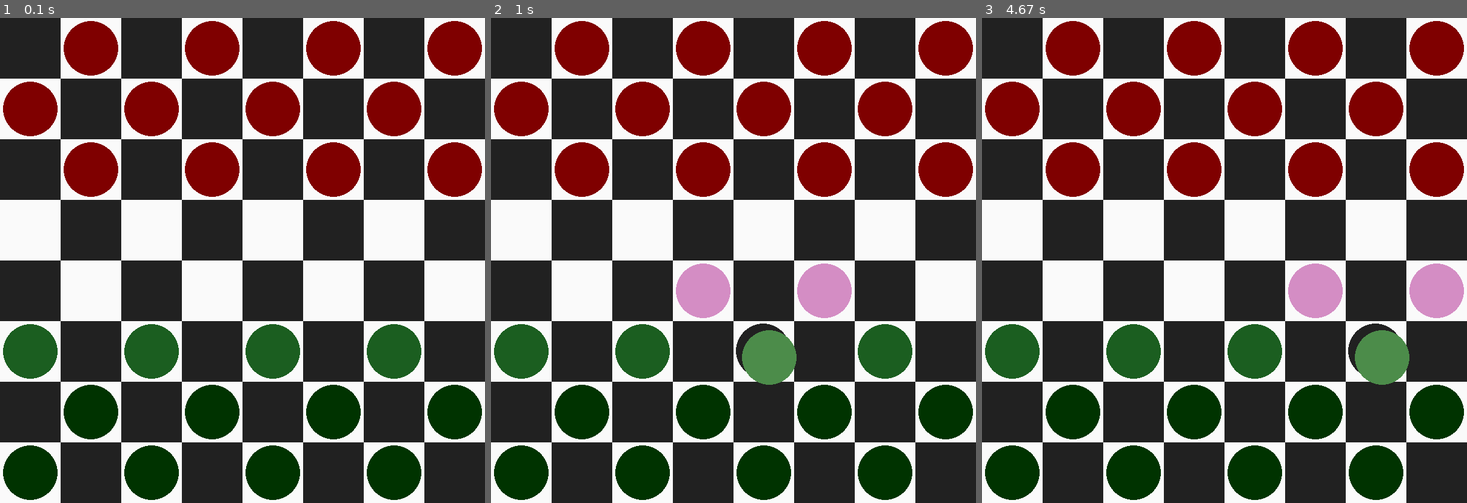
Above: before the commit, frames 1-3 (left to right).
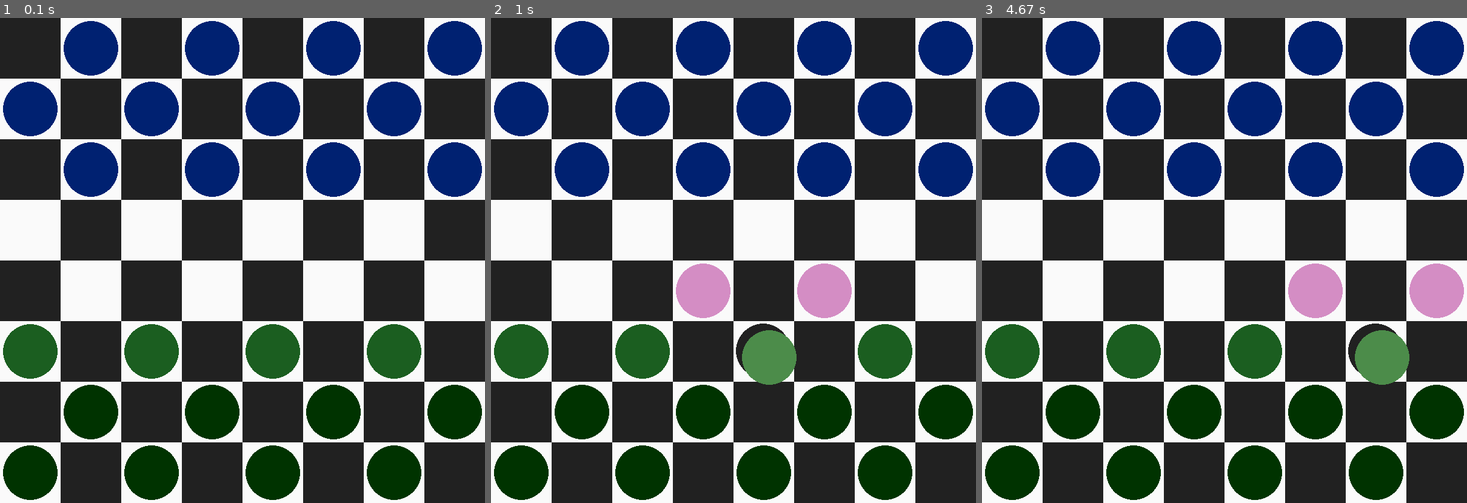
Above: after the commit, the same moments.

Repository: adamsvestka/Checkers
Game: pygame game, started from main.py
Same seed, same stepped clock (60 frames per second), same inputs: the game is played once before the commit and once after it.
Inputs (mouse positions are in pixels of both pictures, inside the frame that each line leads up to):
- Up to frame 1 (0.1 s): no input
- Up to frame 2 (1 s): click (733, 260) at 0.38 s; click (782, 367) at 0.85 s
- Up to frame 3 (4.67 s): move the mouse to (1074, 187) at 1.17 s; click (1074, 187) at 1.45 s; move the mouse to (1350, 338) at 4.27 s; click (1350, 338) at 4.62 s

The runs differ from the first frame. In frame 1, 12% of the frame differs, in the area x 0-100%, y 0-37%; in frame 2, 12%; in frame 3, 12%.

Commit message:
Added env interface & fixed tests

Diff:
--- a/checkers.py
+++ b/checkers.py
@@ -1,25 +1,24 @@
 from __future__ import annotations
 from typing import Generator, Optional
+from env import DEBUG, TARGET_TIME, MINIMUM_DEPTH
 from collections import defaultdict
 from dataclasses import dataclass
-from random import choices
-from os import environ
+from random import sample
 import sys
 import pygame
 
 import computer
 
-DEBUG = int(environ.get("DEBUG", "0"))
 
 COLOR_BLACK = pygame.Color(0x21, 0x21, 0x21)
 COLOR_WHITE = pygame.Color(0xfa, 0xfa, 0xfa)
 
 
 class ColorPalette:
-    def __init__(self, *params):
+    def __init__(self, *params: str):
         params = iter(params)
 
-        def parse_color():
+        def parse_color() -> pygame.Color:
             if string := next(params, None):
                 return pygame.Color(int(string[1:3], 16), int(string[3:5], 16), int(string[5:7], 16))
             else:
@@ -126,7 +125,7 @@
         return Player.Players[1 - Player.Players.index(self)]
 
 
-c1, c2 = choices(COLOR_PALETTES, k=2)
+c1, c2 = sample(COLOR_PALETTES, 2)
 
 Player.ONE = Player(c1, "Player")
 Player.TWO = Player(c2, "Computer")
@@ -149,7 +148,7 @@
         self.locked_piece: Optional[vec2] = None
 
         self.moves: defaultdict[vec2, list[vec2]] = defaultdict(list)
-        self.computer_data: tuple[list[tuple[vec2, vec2]], int, int, int] = ([], 0, 0, 5)
+        self.computer_data: tuple[list[tuple[vec2, vec2]], int, int, int] = ([], 0, TARGET_TIME, MINIMUM_DEPTH)
         self.generate_moves()
 
     def draw(self):
@@ -449,8 +448,8 @@
         print_text(0, f"Active player: {game.active_player.name}")
         print_text(1, f"Selected piece: {game.selected_piece}")
         print_text(2, f"Computer score: {game.computer_data[1]}")
-        print_text(2, f"Elapsed time: {game.computer_data[2]} / 2000")
-        print_text(2, f"Minimax depth: {game.computer_data[3]} / 7")
+        print_text(2, f"Elapsed time: {game.computer_data[2]} / {TARGET_TIME}")
+        print_text(2, f"Minimax depth: {game.computer_data[3]} / {MINIMUM_DEPTH}")
 
         width = max(map(pygame.Surface.get_width, surfaces))
         pygame.draw.rect(self.screen, (0, 0, 0), (0, 0, width, len(surfaces) * self.font_debug.get_height()))
--- a/computer.py
+++ b/computer.py
@@ -2,6 +2,7 @@
 from typing import TYPE_CHECKING, Generator
 if TYPE_CHECKING:
     from checkers import Board, Player, vec2
+from env import DEBUG, TARGET_TIME, MINIMUM_DEPTH
 
 import math
 import time
@@ -9,10 +10,6 @@
 from collections import defaultdict
 from dataclasses import dataclass
 from scipy.optimize import curve_fit
-from os import environ
-
-# 0: normal, 1: timing, 2: profiling, 3: dump
-DEBUG = int(environ.get("DEBUG", "0"))
 
 
 @dataclass
@@ -107,9 +104,8 @@
         return best
 
 
-target_duration = 1500
+depth = MINIMUM_DEPTH
 samples = []
-depth = 7
 
 
 def run(board: Board, player: Player) -> tuple[list[tuple[vec2, vec2]], int, int, int]:
@@ -137,6 +133,6 @@
     samples.append((depth, elapsed))
     def func(x, a): return a ** x
     (factor,), _ = curve_fit(func, *zip(*samples[-5:]))
-    depth = max(5, int(math.log(target_duration, factor)))
+    depth = max(MINIMUM_DEPTH, int(math.log(TARGET_TIME, factor)))
 
     return list(zip(moves, moves[1:])), score, int(elapsed), depth
--- /dev/null
+++ b/env.py
@@ -0,0 +1,19 @@
+import os
+os.environ['PYGAME_HIDE_SUPPORT_PROMPT'] = "hide"
+import pygame
+
+# 0: normal, 1: timing, 2: profiling, 3: minimax dump
+try:
+    DEBUG = int(os.environ.get("DEBUG", "0"))
+except:
+    DEBUG = 1
+
+try:
+    TARGET_TIME = int(os.environ.get("TARGET_TIME", "1500"))
+except:
+    TARGET_TIME = 1500
+
+try:
+    MINIMUM_DEPTH = int(os.environ.get("MINIMUM_DEPTH", "7"))
+except:
+    MINIMUM_DEPTH = 7
--- a/init.py
+++ /dev/null
@@ -1,12 +0,0 @@
-import os
-import sys
-os.environ['PYGAME_HIDE_SUPPORT_PROMPT'] = "hide"
-try:
-    if len(sys.argv) > 1:
-        DEBUG = int(sys.argv[1])
-    else:
-        DEBUG = int(os.environ.get("DEBUG", "0"))
-except:
-    DEBUG = 1
-os.environ["DEBUG"] = str(DEBUG)
-import pygame
--- a/main.py
+++ b/main.py
@@ -1,4 +1,9 @@
-import init
+# Checkers
+# Adam Švestka, I. ročník, 42. st. skupina
+# zimní semestr 2021/2022
+# Programování 1 (NPRG030)
+
+
 from checkers import Game
 
 game = Game()
